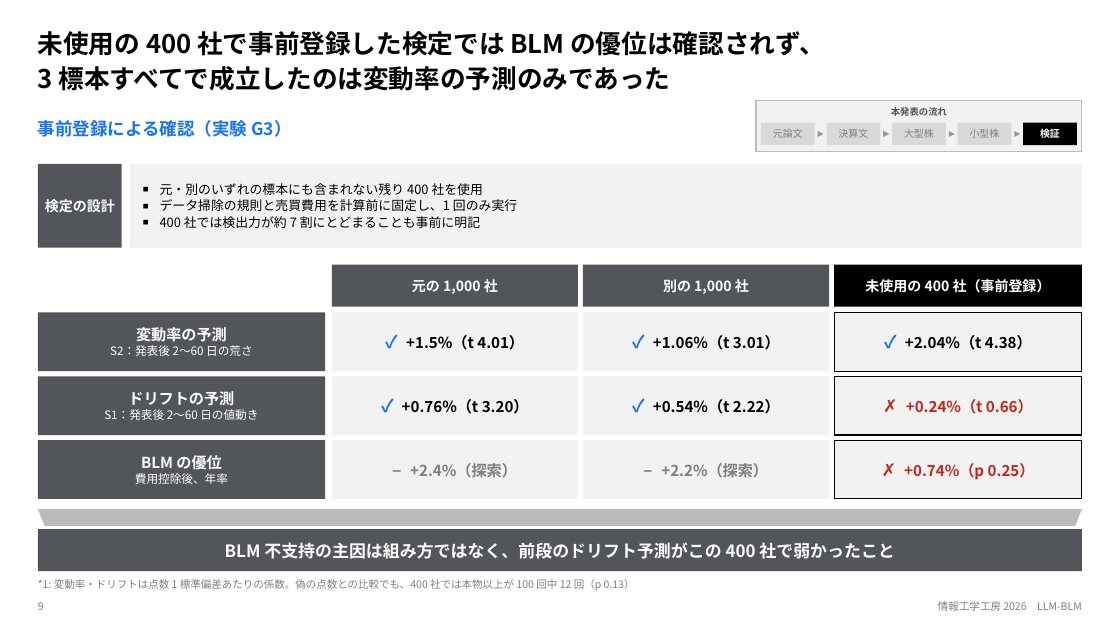
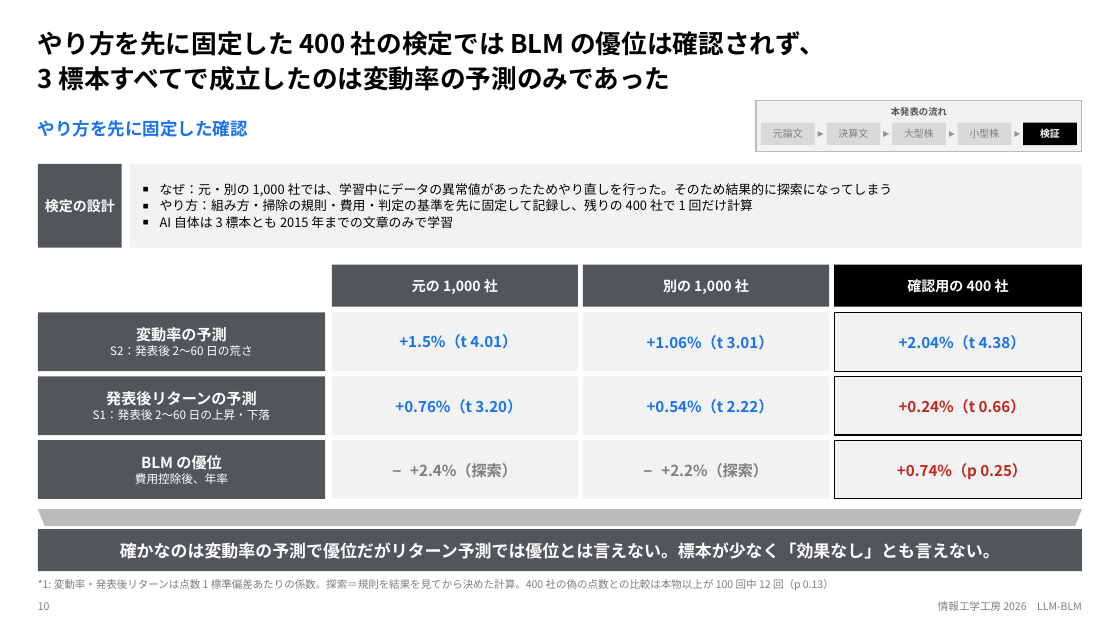
Before and after one commit to sumataro0840/LLM-BLM, a slide deck: slide 10 of 資料集/08_発表/2026_情報工学工房発表資料.pptx (slide 9 before the commit). Drawn at 1120x630 pixels with LibreOffice and Linux fonts; fonts in the diff are those of the drawing. Boxes give left, top, right and bottom in pixels: in the first picture for what was removed or moved away, otherwise in the second. Text is boxed around its words. In the diff, an @@ line names an element or a change of style, - is before the commit and + after.

```diff
--- a/資料集/08_発表/2026_情報工学工房発表資料.pptx
+++ b/資料集/08_発表/2026_情報工学工房発表資料.pptx
@@ text at (38, 31, 824, 56): text changed @@
-未使用の 400 社で事前登録した検定では BLM の優位は確認されず、
+やり方を先に固定した 400 社の検定では BLM の優位は確認されず、
@@ text at (38, 120, 248, 137): text changed @@
-事前登録による確認（実験 G3）
+やり方を先に固定した確認
@@ text at (160, 183, 893, 228): text changed @@
-■ 元・別のいずれの標本にも含まれない残り 400 社を使用
-■ データ掃除の規則と売買費用を計算前に固定し、1 回のみ実行
-■ 400 社では検出力が約 7 割にとどまることも事前に明記
+■ なぜ：元・別の 1,000 社では、学習中にデータの異常値があったためやり直しを行った。そのため結果的に探索になってしまう
+■ やり方：組み方・掃除の規則・費用・判定の基準を先に固定して記録し、残りの 400 社で 1 回だけ計算
+■ AI 自体は 3 標本とも 2015 年までの文章のみで学習
@@ text at (907, 279, 1009, 293): text changed @@
-未使用の 400 社（事前登録）
+確認用の 400 社
@@ text at (399, 334, 517, 349): text changed; text colour #000000 to #1973EB @@
-✓ +1.5%（t 4.01）
++1.5%（t 4.01）
@@ text at (647, 335, 774, 350): text changed; text colour #000000 to #1973EB @@
-✓ +1.06%（t 3.01）
++1.06%（t 3.01）
@@ text at (899, 335, 1026, 350): text changed; text colour #000000 to #1973EB @@
-✓ +2.04%（t 4.38）
++2.04%（t 4.38）
@@ text at (93, 391, 270, 420): text changed @@
-ドリフトの予測
-S1：発表後 2〜60 日の値動き
+発表後リターンの予測
+S1：発表後 2〜60 日の上昇・下落
@@ text at (395, 399, 522, 414): text changed; text colour #000000 to #1973EB @@
-✓ +0.76%（t 3.20）
++0.76%（t 3.20）
@@ text at (647, 399, 774, 414): text changed; text colour #000000 to #1973EB @@
-✓ +0.54%（t 2.22）
++0.54%（t 2.22）
@@ text at (899, 399, 1026, 414): text changed @@
-✗ +0.24%（t 0.66）
++0.24%（t 0.66）
@@ text at (897, 463, 1027, 480): text changed @@
-✗ +0.74%（p 0.25）
++0.74%（p 0.25）
@@ text at (120, 542, 1000, 559): text changed @@
-BLM 不支持の主因は組み方ではなく、前段のドリフト予測がこの 400 社で弱かったこと
+確かなのは変動率の予測で優位だがリターン予測では優位とは言えない。標本が少なく「効果なし」とも言えない。
@@ text at (38, 579, 834, 591): text changed @@
-*1: 変動率・ドリフトは点数 1 標準偏差あたりの係数。偽の点数との比較でも、400 社では本物以上が 100 回中 12 回（p 0.13）
+*1: 変動率・発表後リターンは点数 1 標準偏差あたりの係数。探索＝規則を結果を見てから決めた計算。400 社の偽の点数との比較は本物以上が 100 回中 12 回（p 0.13）
@@ text at (38, 602, 50, 610): text changed @@
-9
+10
```
Also in this commit, not shown: 9 other slides changed, 1 slide added, 25 other files.
